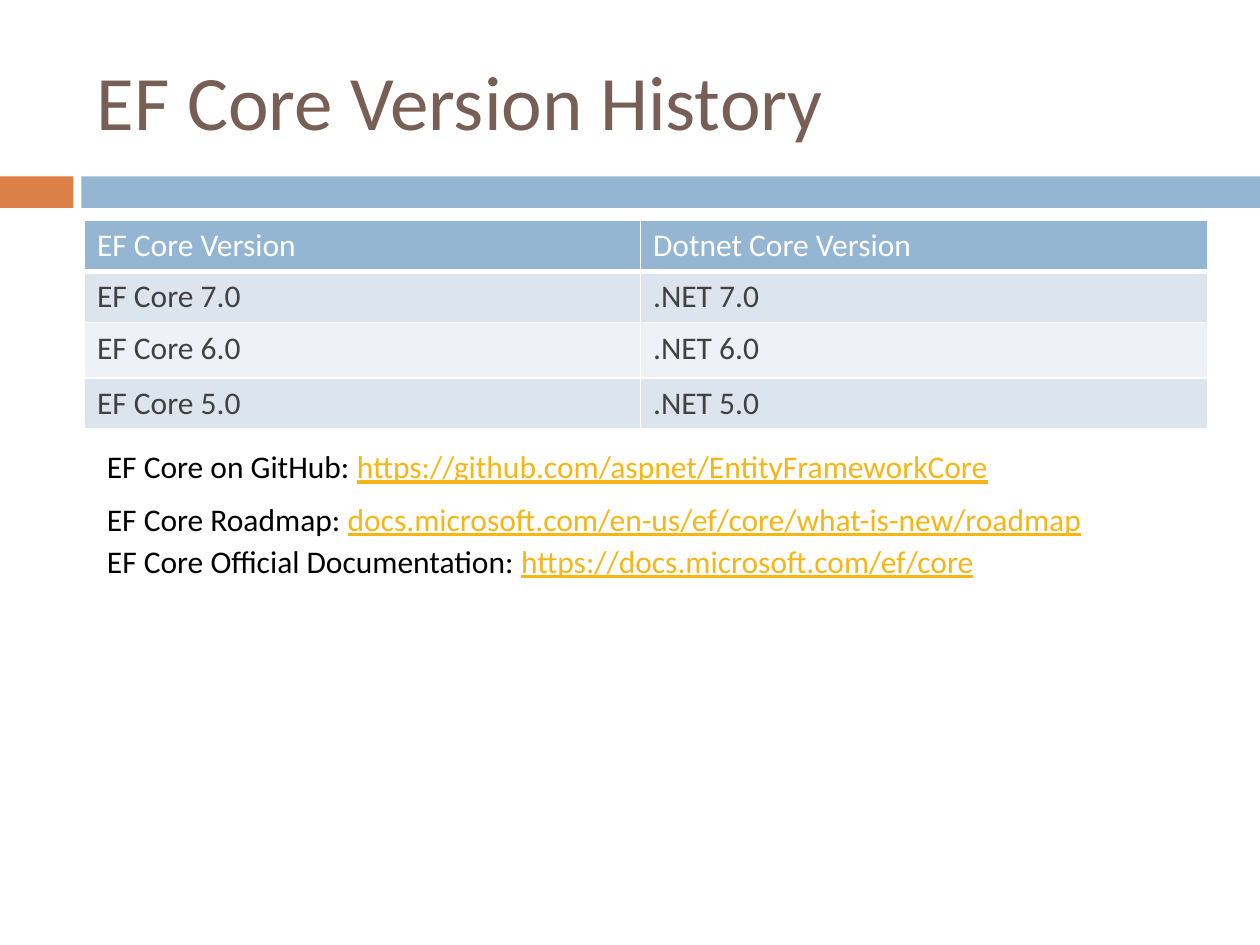
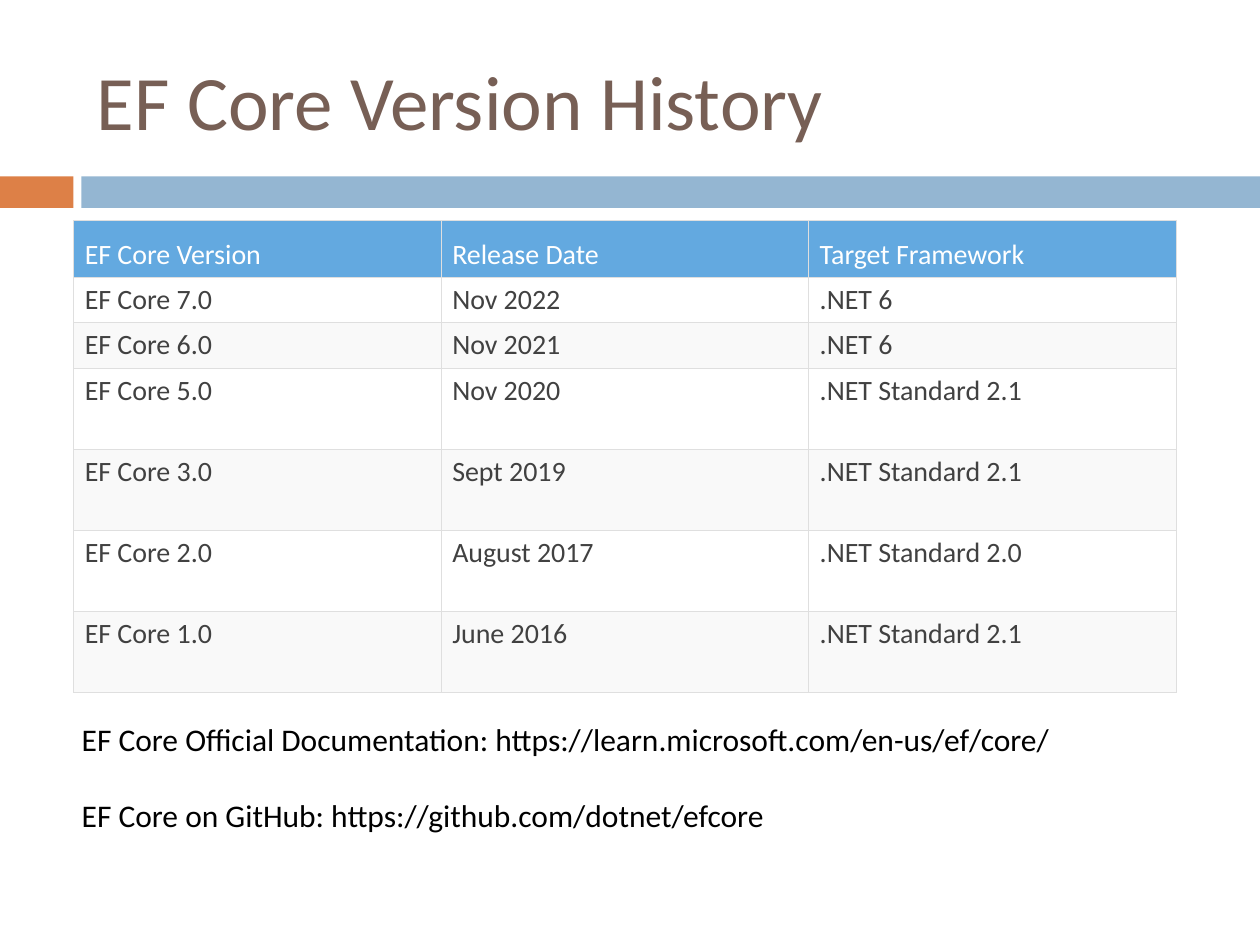
Before and after one commit to ADMDOTNETANGULAR/adm-dotnet-angular, a slide deck: slide 4 of Week-5/EnityFramework_Core.pptx. Drawn at 1260x945 pixels with LibreOffice and Linux fonts; fonts in the diff are those of the drawing. Boxes give left, top, right and bottom in pixels: in the first picture for what was removed or moved away, otherwise in the second. Text is boxed around its words. In the diff, an @@ line names an element or a change of style, - is before the commit and + after.

```diff
--- a/Week-5/EnityFramework_Core.pptx
+++ b/Week-5/EnityFramework_Core.pptx
@@ table at <box>73,220,1177,692</box> @@
-EF Core Version | Dotnet Core Version
-EF Core 7.0 | .NET 7.0
-EF Core 6.0 | .NET 6.0
-EF Core 5.0 | .NET 5.0
+EF Core Version | Release Date | Target Framework
+EF Core 7.0 | Nov 2022 | .NET 6
+EF Core 6.0 | Nov 2021 | .NET 6
+EF Core 5.0 | Nov 2020 | .NET Standard 2.1
+EF Core 3.0 | Sept 2019 | .NET Standard 2.1
+EF Core 2.0 | August 2017 | .NET Standard 2.0
+EF Core 1.0 | June 2016 | .NET Standard 2.1
@@ table: place and size @@
-table at <box>84,220,1207,430</box>
+table at <box>73,220,1177,692</box>
@@ text removed at <box>107,456,987,484</box> @@
-EF Core on GitHub: https://github.com/aspnet/EntityFrameworkCore
@@ text removed at <box>107,509,1081,536</box> @@
-EF Core Roadmap: docs.microsoft.com/en-us/ef/core/what-is-new/roadmap
@@ text at <box>82,729,1048,833</box>: text changed; text colour #F7B615 to #000000 @@
-EF Core Official Documentation: https://docs.microsoft.com/ef/core
+EF Core Official Documentation: https://learn.microsoft.com/en-us/ef/core/
+EF Core on GitHub: https://github.com/dotnet/efcore
```
Also in this commit, not shown: 7 other slides changed, 7 slides added, 10 other files.
